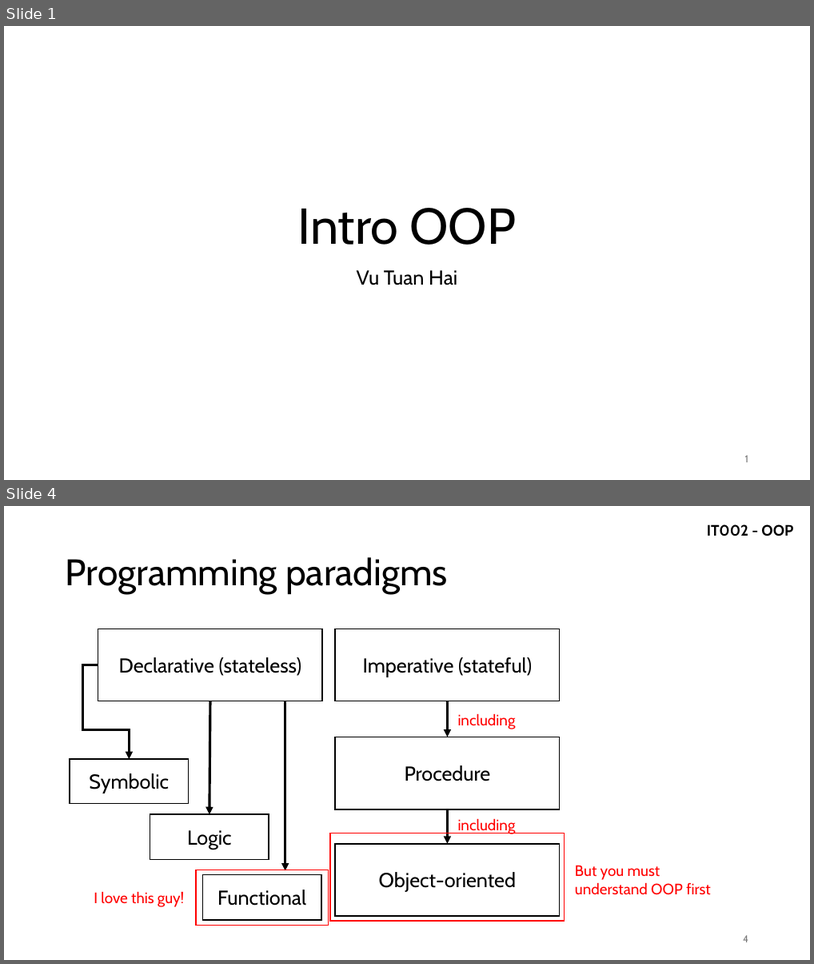
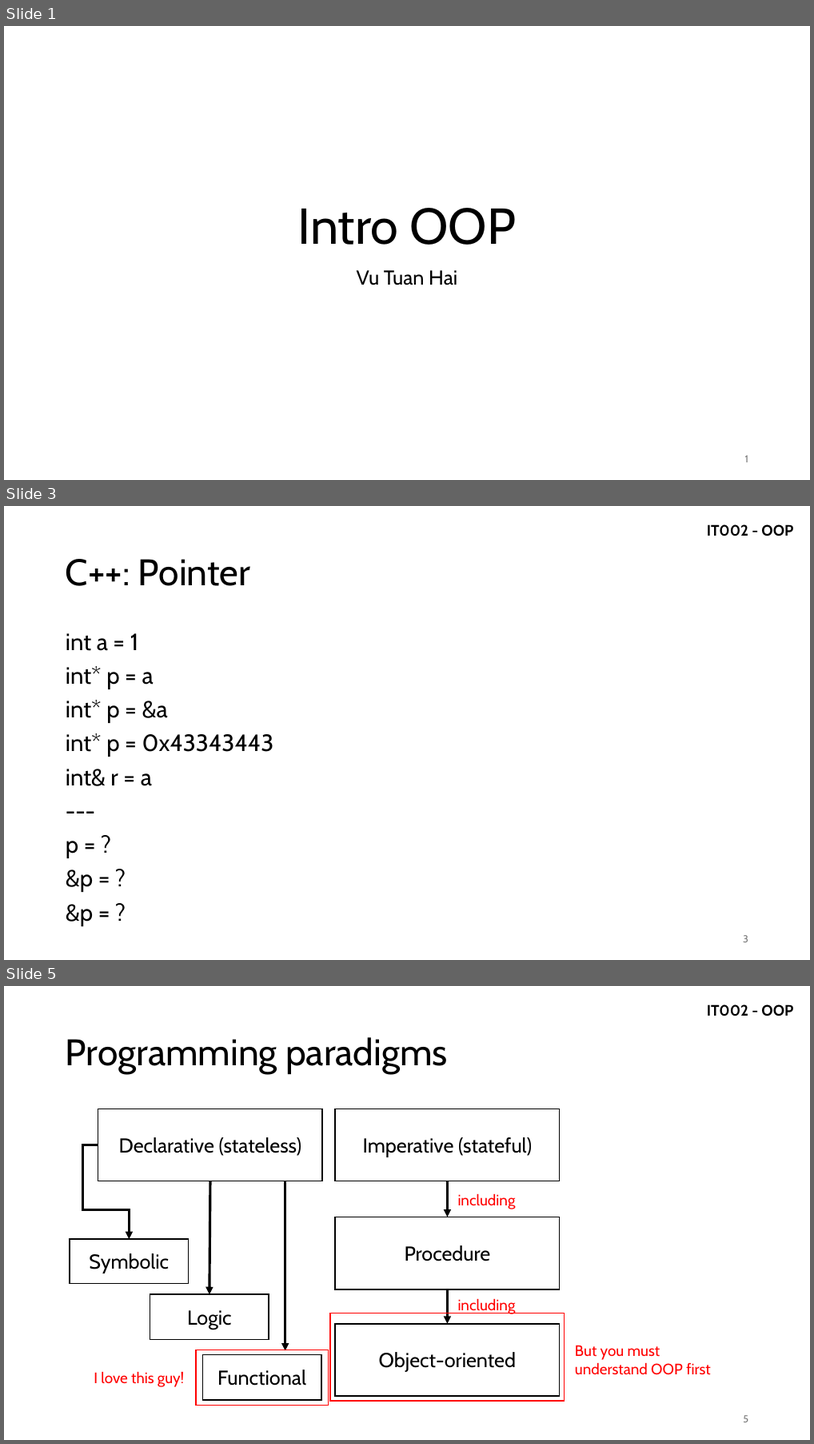
Before and after one commit to vutuanhai237/CourseMaterialsUIT, a slide deck: IT002-OOP/Slide lý thuyết/1. IntroOOP.pptx. Shown one above the other, each under a label of ours: slides 1 and 4 before the commit, slides 1, 3 and 5 after it; the slides between them are not shown. The pictures are 814x964 and 814x1444 pixels, drawn with LibreOffice and Linux fonts; fonts in the diff are those of the drawing. Boxes give left, top, right and bottom in pixels: in the first picture for what was removed or moved away, otherwise in the second. Text is boxed around its words. In the diff, an @@ line names an element or a change of style, - is before the commit and + after.

```diff
--- a/IT002-OOP/Slide lý thuyết/1. IntroOOP.pptx
+++ b/IT002-OOP/Slide lý thuyết/1. IntroOOP.pptx
@@ slide 3 added at bbox=[4, 506, 810, 960], background #FFFFFF; not listed: 1 template element that a slide beside it also shows @@
@@ title added at bbox=[66, 559, 250, 586], 44 pt, text #000000 @@
+C++: Pointer
@@ text added at bbox=[66, 633, 274, 926], 28 pt, text #000000 @@
+int a = 1
+int* p = a
+int* p = &a
+int* p = 0x43343443
+int& r = a
+---
+p = ?
+&p = ?
+&p = ?
@@ page number added at bbox=[743, 935, 749, 942], 12 pt, text #797979 @@
+3
@@ what was slide 4 is now slide 5 @@
@@ page number at bbox=[743, 1415, 749, 1422]: text changed @@
-4
+5
```
Also in this commit, not shown: 2 slides changed, 1 other file.
